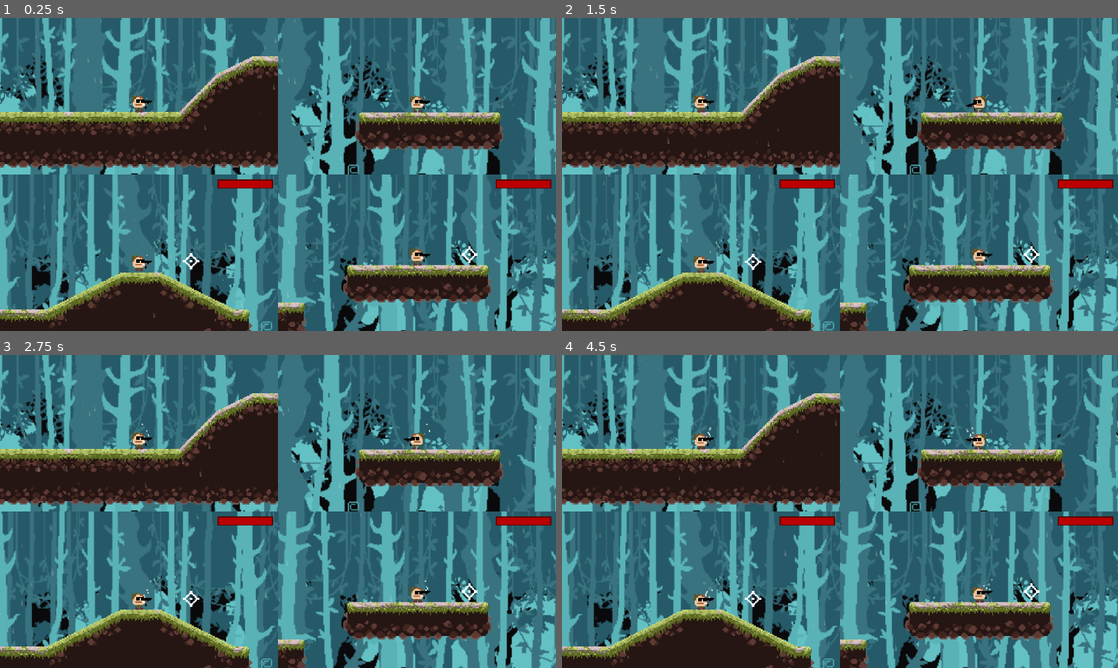
Above: before the commit, frames 1-4 (two rows, left to right).
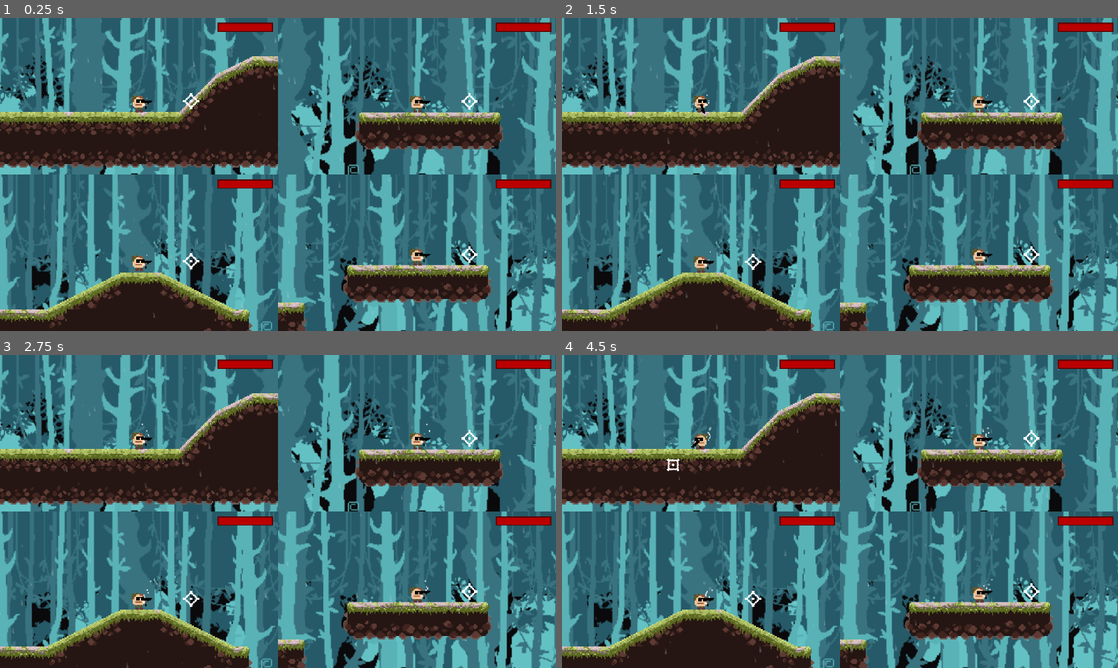
Above: after the commit, the same moments.

Repository: dubmosphere/2d-project
Game: Godot game, scene res://scenes/splitscreen_other_map.tscn
Same seed, same stepped clock (60 frames per second), same inputs: the game is played once before the commit and once after it. This scene is started directly instead of the project's main scene.
Inputs (mouse positions are in pixels of both pictures, inside the frame that each line leads up to):
- Up to frame 1 (0.25 s): no input
- Up to frame 2 (1.5 s): move the mouse to (962, 158) at 0.52 s; click (962, 158) at 0.6 s; move the mouse to (728, 190) at 1.27 s; tap G (toggle_godmode) at 1.35 s
- Up to frame 3 (2.75 s): move the mouse to (333, 442) at 2.02 s; click (333, 442) at 2.1 s
- Up to frame 4 (4.5 s): move the mouse to (812, 574) at 2.77 s; tap G (toggle_godmode) at 2.85, 4.35 s; move the mouse to (1006, 558) at 3.52 s; click (1006, 558) at 3.6 s; move the mouse to (673, 464) at 4.27 s

The runs differ from the first frame. In frame 1, 0.7% of the frame differs, in the area x 32-100%, y 1-30%; in frame 2, 0.8%; in frame 3, 0.8%; in frame 4, 1.0%, in the area x 18-100%, y 1-98%.

Commit message:
Fix player numbers, remove debug output, fix problem where 3 jumps where possible

Diff:
--- a/scenes/splitscreen_other_map.tscn
+++ b/scenes/splitscreen_other_map.tscn
@@ -52,7 +52,6 @@
 
 [node name="Player" parent="VBoxContainer/HBoxContainer1/SubViewportContainer1/SubViewport1" instance=ExtResource("6_1yn21")]
 position = Vector2(306, 841)
-id = 1
 
 [node name="Rain" parent="VBoxContainer/HBoxContainer1/SubViewportContainer1/SubViewport1" instance=ExtResource("7_cjpl0")]
 light_mask = 2
@@ -79,6 +78,7 @@
 
 [node name="Player2" parent="VBoxContainer/HBoxContainer1/SubViewportContainer2/SubViewport2" instance=ExtResource("6_1yn21")]
 position = Vector2(-1322, 584)
+id = 1
 
 [node name="Rain" parent="VBoxContainer/HBoxContainer1/SubViewportContainer2/SubViewport2" instance=ExtResource("7_cjpl0")]
 light_mask = 4
--- a/scripts/components/physics/movement.gd
+++ b/scripts/components/physics/movement.gd
@@ -62,9 +62,8 @@
 
 func jump() -> void:
 	do_jump = false
-
 	if Main.godmode \
-	  || actor.is_on_floor()\
+	  || (actor.is_on_floor() && jump_count < max_jump_count)\
 	  || (jump_count > 0 && jump_count < max_jump_count && !actor.is_on_floor()):
 		do_jump = true
 
--- a/scripts/entities/bullet.gd
+++ b/scripts/entities/bullet.gd
@@ -34,11 +34,8 @@
 		return
 
 	var target_actor: Entity = body
-	#print(target_actor.position)
-	#print(global_position)
 	var health_system: HealthSystem = target_actor.get_node("HealthSystem")
 
-	#print(body)
 	health_system.apply_dammage(damage)
 
 	if health_system.health <= 0:
--- a/scripts/entities/player.gd
+++ b/scripts/entities/player.gd
@@ -24,7 +24,6 @@
 	handle_animations()
 	if movement.just_jumped:
 		SoundManager.jump_sound.global_position = global_position
-		print(SoundManager.jump_sound.global_position)
 		SoundManager.play_jump_sound()
 
 func handle_animations() -> void:
